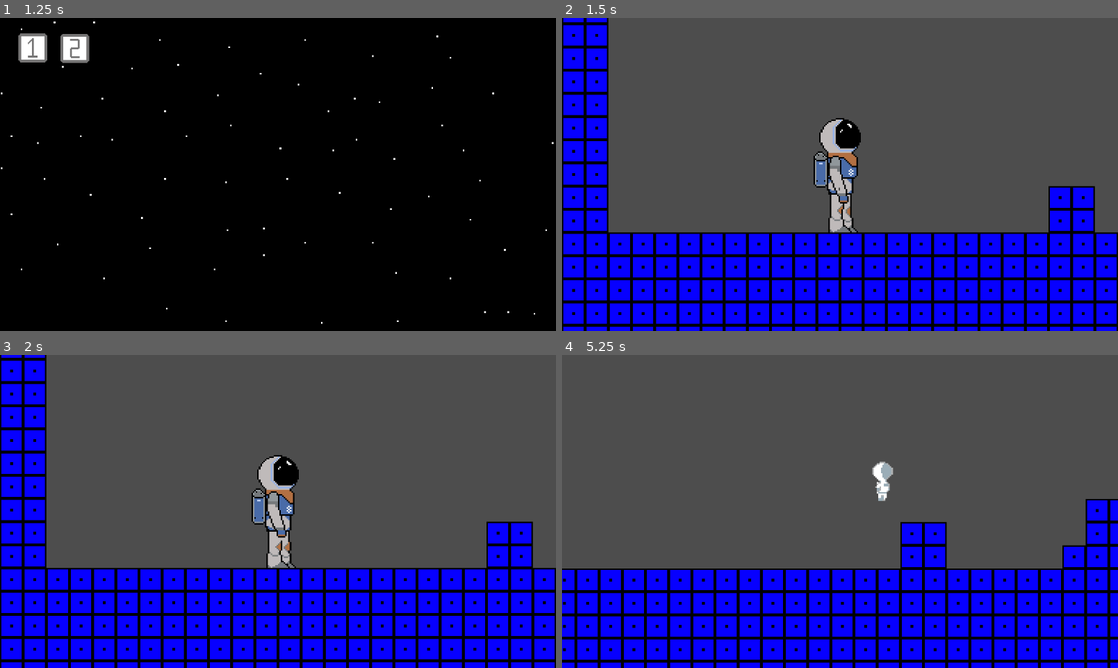
Above: before the commit, frames 1-4 (two rows, left to right).
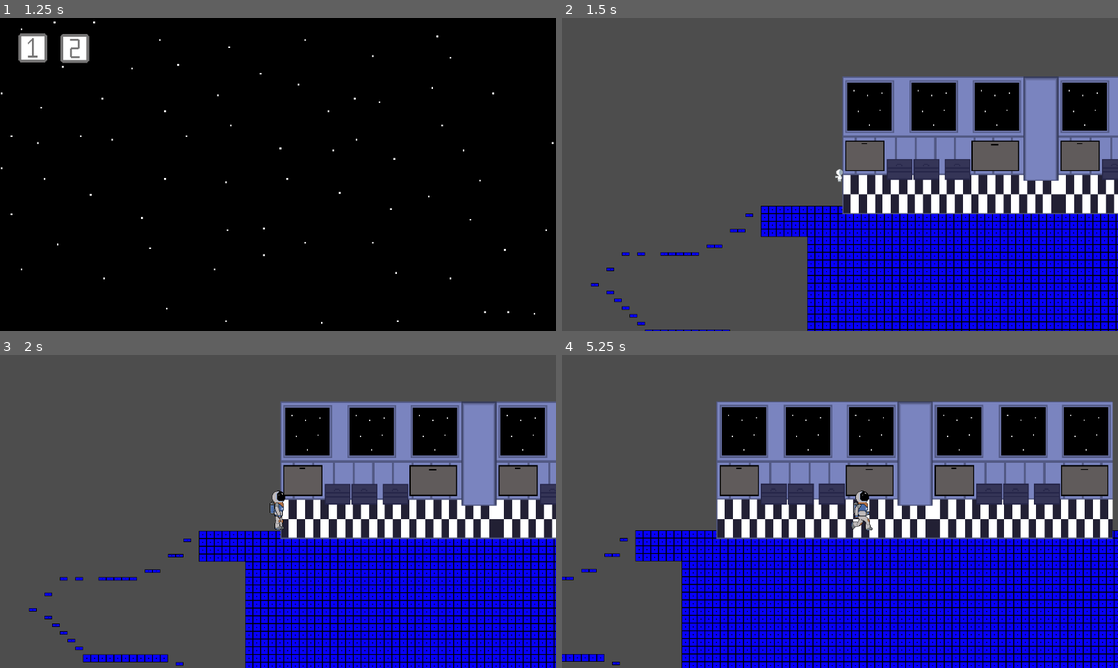
Above: after the commit, the same moments.

Repository: Tejas-Panchal/project_01
Game: Godot game, scene res://scenes/main.tscn
Two runs of this game, one before a commit and one after it. Both use one fixed random seed, a clock stepped at 60 frames per second and the inputs below.
Inputs (mouse positions are in pixels of both pictures, inside the frame that each line leads up to):
- Up to frame 1 (1.25 s): click "Play" at 0.5 s
- Up to frame 2 (1.5 s): click (595, 49) at 1.25 s
- Up to frame 3 (2 s): no input
- Up to frame 4 (5.25 s): hold D (right) 2.03-3.53 s; tap Shift (dash) every 0.75 s from 2.1 to 5.1 s; tap Space (jump) at 2.27, 3.02, 4.52 s; hold A (left) 3.53-4.28 s; hold D (right) from 4.28 s (still down)

Frame 1 is identical in both runs. In frame 2, 53% of the frame differs, in the area x 0-100%, y 0-100%; in frame 3, 55%; in frame 4, 54%.

Commit message:
char_run_done

Diff:
--- a/scenes/player.tscn
+++ b/scenes/player.tscn
@@ -1,19 +1,21 @@
-[gd_scene load_steps=17 format=3 uid="uid://c7iesmctuqlt0"]
+[gd_scene load_steps=19 format=3 uid="uid://c7iesmctuqlt0"]
 
 [ext_resource type="Texture2D" uid="uid://b67mu3nsetdn7" path="res://assets/fall/fall.png" id="2_fq3g5"]
 [ext_resource type="Script" path="res://scripts/player.gd" id="2_w5tft"]
-[ext_resource type="Texture2D" uid="uid://qq8y4y0pv7v2" path="res://assets/idle/char_idle1.png" id="3_b7td6"]
-[ext_resource type="Texture2D" uid="uid://3wkoootpq0yf" path="res://assets/idle/char_idle2.png" id="4_d8hfq"]
-[ext_resource type="Texture2D" uid="uid://cabclw3ccryo4" path="res://assets/idle/char_idle3.png" id="5_ceri2"]
-[ext_resource type="Texture2D" uid="uid://ydbfthqrojid" path="res://assets/idle/char_idle4.png" id="6_53mkj"]
+[ext_resource type="Texture2D" uid="uid://d02o80vhfgmfc" path="res://assets/idle/char_idle___1.png" id="3_w82ip"]
+[ext_resource type="Texture2D" uid="uid://cv5xk072k5uk4" path="res://assets/idle/char_idle___2.png" id="4_ugwev"]
+[ext_resource type="Texture2D" uid="uid://brbip82vwh5ow" path="res://assets/idle/char_idle___3.png" id="5_5ke8n"]
+[ext_resource type="Texture2D" uid="uid://ibxcnimv1g4r" path="res://assets/idle/char_idle___4.png" id="6_nh58s"]
+[ext_resource type="Texture2D" uid="uid://ckjln3go8i3p6" path="res://assets/run/char_run___1.png" id="9_obeu1"]
 [ext_resource type="Texture2D" uid="uid://6bo58b6i0ldw" path="res://assets/jump/jump1.png" id="9_yu8eu"]
-[ext_resource type="Texture2D" uid="uid://2p7amrs6cl8x" path="res://assets/run/run1.png" id="10_4xjg8"]
+[ext_resource type="Texture2D" uid="uid://bvdy656mnsoum" path="res://assets/run/char_run___2.png" id="10_7gg8h"]
 [ext_resource type="Texture2D" uid="uid://b6t214bupxpgj" path="res://assets/jump/jump2.png" id="10_frow7"]
-[ext_resource type="Texture2D" uid="uid://covfutnhhtjo6" path="res://assets/run/run2.png" id="11_75t54"]
-[ext_resource type="Texture2D" uid="uid://c78bejdae5rev" path="res://assets/run/run3.png" id="12_q02ft"]
-[ext_resource type="Texture2D" uid="uid://d2uqslr6sph4k" path="res://assets/run/run4.png" id="13_dx683"]
-[ext_resource type="Texture2D" uid="uid://cwrifrirbfyuc" path="res://assets/run/run5.png" id="14_supsy"]
-[ext_resource type="Texture2D" uid="uid://bple0hcg57o5y" path="res://assets/run/run6.png" id="15_3cngq"]
+[ext_resource type="Texture2D" uid="uid://b0fk58brpg03o" path="res://assets/run/char_run___3.png" id="11_yibq2"]
+[ext_resource type="Texture2D" uid="uid://s263eff0wgw2" path="res://assets/run/char_run___4.png" id="12_dxxup"]
+[ext_resource type="Texture2D" uid="uid://tos7nhxnfx2d" path="res://assets/run/char_run___5.png" id="13_6yscf"]
+[ext_resource type="Texture2D" uid="uid://bjpaqtdl6fdts" path="res://assets/run/char_run___6.png" id="14_po7ub"]
+[ext_resource type="Texture2D" uid="uid://bdqw65t611yul" path="res://assets/run/char_run___7.png" id="15_4uv6w"]
+[ext_resource type="Texture2D" uid="uid://dvaserqv0y0ga" path="res://assets/run/char_run___8.png" id="16_oyhju"]
 
 [sub_resource type="SpriteFrames" id="SpriteFrames_51xth"]
 animations = [{
@@ -27,16 +29,16 @@
 }, {
 "frames": [{
 "duration": 1.0,
-"texture": ExtResource("3_b7td6")
+"texture": ExtResource("3_w82ip")
 }, {
 "duration": 1.0,
-"texture": ExtResource("4_d8hfq")
+"texture": ExtResource("4_ugwev")
 }, {
 "duration": 1.0,
-"texture": ExtResource("5_ceri2")
+"texture": ExtResource("5_5ke8n")
 }, {
 "duration": 1.0,
-"texture": ExtResource("6_53mkj")
+"texture": ExtResource("6_nh58s")
 }],
 "loop": true,
 "name": &"idle",
@@ -55,48 +57,54 @@
 }, {
 "frames": [{
 "duration": 1.0,
-"texture": ExtResource("10_4xjg8")
+"texture": ExtResource("9_obeu1")
 }, {
 "duration": 1.0,
-"texture": ExtResource("11_75t54")
+"texture": ExtResource("10_7gg8h")
 }, {
 "duration": 1.0,
-"texture": ExtResource("12_q02ft")
+"texture": ExtResource("11_yibq2")
 }, {
 "duration": 1.0,
-"texture": ExtResource("13_dx683")
+"texture": ExtResource("12_dxxup")
 }, {
 "duration": 1.0,
-"texture": ExtResource("14_supsy")
+"texture": ExtResource("13_6yscf")
 }, {
 "duration": 1.0,
-"texture": ExtResource("15_3cngq")
+"texture": ExtResource("14_po7ub")
+}, {
+"duration": 1.0,
+"texture": ExtResource("15_4uv6w")
+}, {
+"duration": 1.0,
+"texture": ExtResource("16_oyhju")
 }],
 "loop": true,
 "name": &"run",
-"speed": 10.0
+"speed": 8.0
 }]
 
 [sub_resource type="CapsuleShape2D" id="CapsuleShape2D_tsgwg"]
-radius = 7.0
+radius = 19.0
 height = 76.0
 
 [node name="Player" type="CharacterBody2D"]
 script = ExtResource("2_w5tft")
 
 [node name="Body" type="AnimatedSprite2D" parent="."]
-position = Vector2(-2, -22)
+position = Vector2(-1, -5)
 scale = Vector2(1.01563, 1)
 sprite_frames = SubResource("SpriteFrames_51xth")
-animation = &"idle"
+animation = &"run"
 autoplay = "idle"
-frame_progress = 0.677987
+frame = 3
+frame_progress = 0.623382
 
 [node name="CollisionShape2D" type="CollisionShape2D" parent="."]
 position = Vector2(0, 1)
 shape = SubResource("CapsuleShape2D_tsgwg")
 
 [node name="Camera2D" type="Camera2D" parent="."]
-zoom = Vector2(3, 3)
 position_smoothing_enabled = true
 position_smoothing_speed = 8.0
--- a/scenes/world.tscn
+++ b/scenes/world.tscn
@@ -1,6 +1,7 @@
-[gd_scene load_steps=5 format=4 uid="uid://hpxvhqynuyj2"]
+[gd_scene load_steps=6 format=4 uid="uid://hpxvhqynuyj2"]
 
 [ext_resource type="PackedScene" uid="uid://c7iesmctuqlt0" path="res://scenes/player.tscn" id="1_1idsy"]
+[ext_resource type="Texture2D" uid="uid://mvvxwbcg5nir" path="res://assets/game2_loby.png" id="2_kli8l"]
 [ext_resource type="Texture2D" uid="uid://bnx2ityvcssr6" path="res://assets/tilemap.png" id="2_n6g5x"]
 
 [sub_resource type="TileSetAtlasSource" id="TileSetAtlasSource_dywgn"]
@@ -28,9 +29,6 @@
 
 [node name="World" type="Node2D"]
 
-[node name="Player" parent="." instance=ExtResource("1_1idsy")]
-position = Vector2(1, -41)
-
 [node name="World TileMap" type="TileMap" parent="."]
 position = Vector2(1, 1)
 tile_set = SubResource("TileSet_whgto")
@@ -41,3 +39,12 @@
 use_parent_material = true
 tile_map_data = PackedByteArray("AAD1/wAAAAAAAAAAAAD1/wEAAAAAAAAAAAD2/wEAAAAAAAAAAAD3/wIAAAAAAAAAAAD4/wIAAAAAAAAAAAD5/w …(58160 unchanged characters)…
 tile_set = SubResource("TileSet_whgto")
+
+[node name="Game2Loby" type="Sprite2D" parent="."]
+position = Vector2(1284, -508)
+scale = Vector2(2.14295, 2.54464)
+texture = ExtResource("2_kli8l")
+
+[node name="Player" parent="Game2Loby" instance=ExtResource("1_1idsy")]
+position = Vector2(-193.658, 22.007)
+scale = Vector2(0.466646, 0.392982)
--- a/scripts/player.gd
+++ b/scripts/player.gd
@@ -1,6 +1,6 @@
 extends CharacterBody2D
 
-var speed = 100
+var speed = 150
 var gravity = 700
 var jump_velocity = -260
 var jump_count = 0
Binary file added: assets/game2_loby.png
Not shown, added: assets/game2_loby.png.import
Binary file removed: assets/idle/char_idle1.png
Binary file removed: assets/idle/char_idle2.png
Binary file removed: assets/idle/char_idle3.png
Binary file removed: assets/idle/char_idle4.png
Binary file added: assets/idle/char_idle___1.png
Not shown, added: assets/idle/char_idle___1.png.import
Binary file added: assets/idle/char_idle___2.png
Not shown, added: assets/idle/char_idle___2.png.import
Binary file added: assets/idle/char_idle___3.png
Not shown, added: assets/idle/char_idle___3.png.import
(and 18 more such lines)
